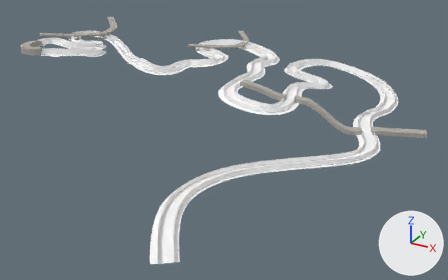
The FBX model Assets/Static/City/City 1-1/city1-1.fbx: old version first, new version second.
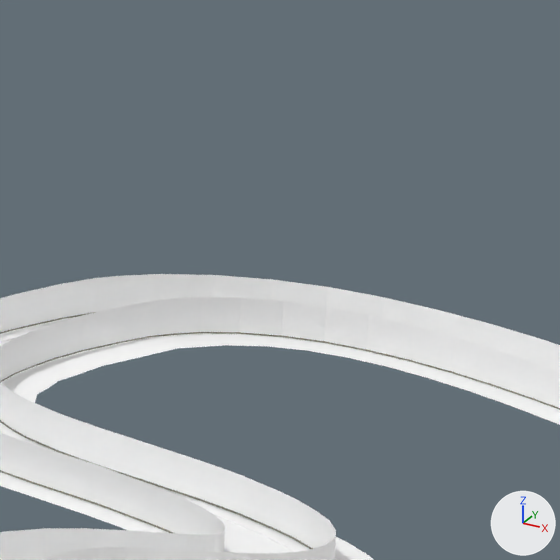
Each version is shown whole from a 50 mm camera at (27.8, -26.4, 9.4) aimed at (11.8, 2.6, -5.1), then close up on the part from 66% to 78% of the width and 12% to 30% of the height. Arrows for +X, +Y and +Z are at lower right; the lights stay in place. Where no turn or scale is listed for an object, it has been applied to the vertices.

The first close-up shows 'buffer_part02', 'guard_right_part02', 'invisible_wall', 'track_part02'.
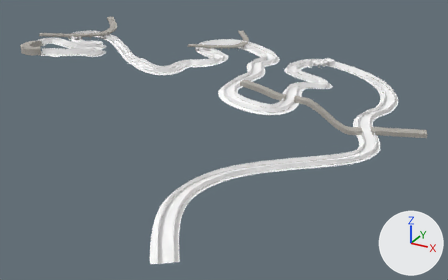
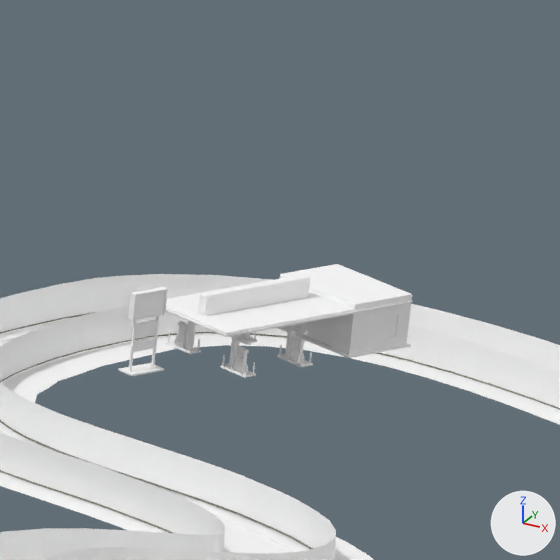
Commit message: Made the gas station all perry

Boxes (x1, y1, x2, y2) around the edits, measured in the close-ups (560 x 560 px):
'gas_station', added
    after: (119, 264, 413, 378)

The change, as a list of edits to the scene's bpy script:
```text
Add mat_pasted__mat_gasstation:
    mat_pasted__mat_gasstation = principled_material('pasted__Mat_GasStation')
    mat_pasted__mat_gasstation.base_color = (1.0, 1.0, 1.0)  # white #ffffff
    mat_pasted__mat_gasstation.roughness = 0.749
Add me_mesh_027:
    me_mesh_027.from_pydata(...)  # 2702 vertices, 2670 faces; spans x -0.7..0.7, y -1.01..1.01, z -0.29..0.29
    me_mesh_027.materials.append(mat_pasted__mat_gasstation)  # its picture is missing
Add ob_gas_station:
    ob_gas_station = bpy.data.objects.new('gas_station', me_mesh_027)
    ob_gas_station.location = (13.501, 13.81, -3.134)
```
